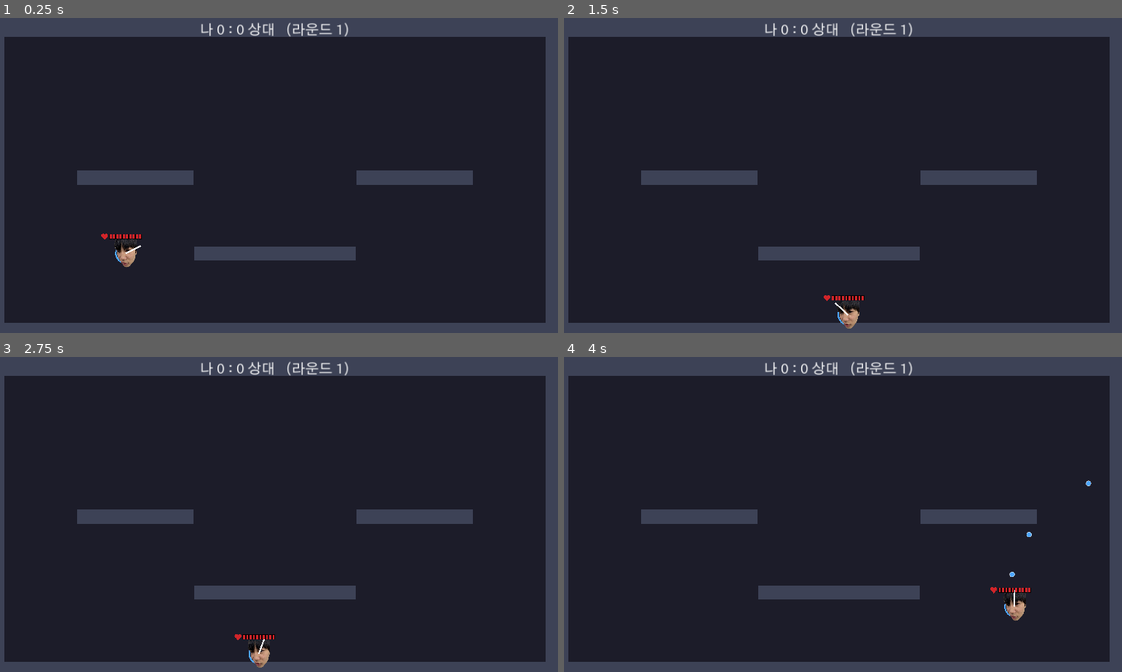
Above: before the commit, frames 1-4 (two rows, left to right).
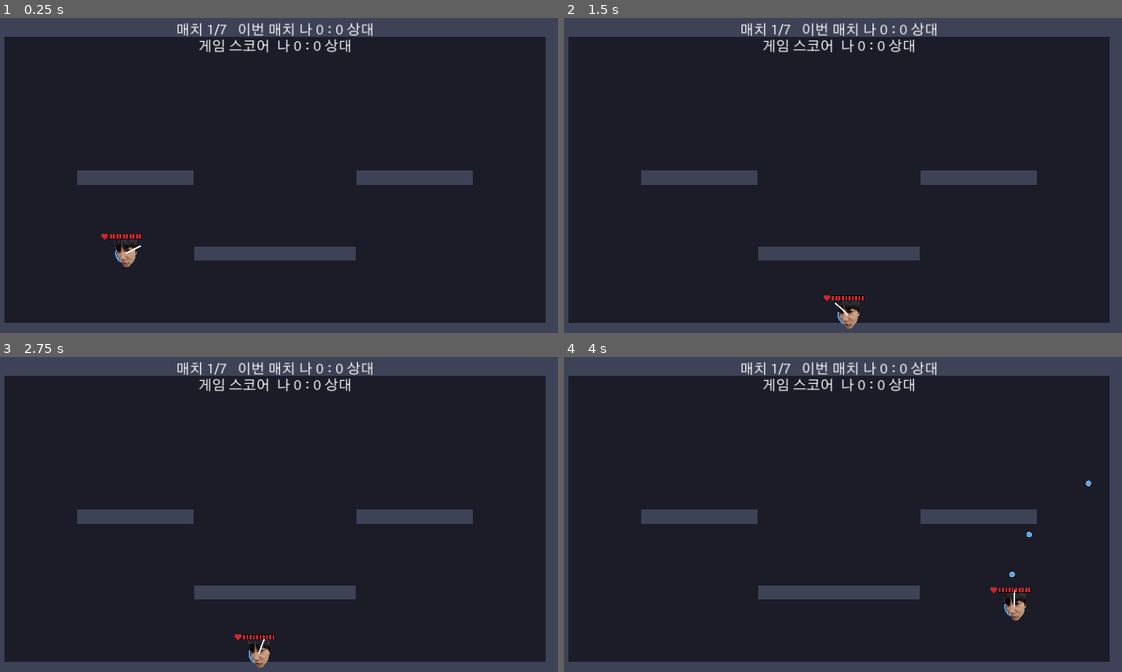
Above: after the commit, the same moments.

Repository: enrode63/-BROTATO
Game: Godot game, scene res://scenes/arena.tscn
Two runs of this game, one before a commit and one after it. Both use one fixed random seed, a clock stepped at 60 frames per second and the inputs below. This scene is started directly instead of the project's main scene.
Inputs (mouse positions are in pixels of both pictures, inside the frame that each line leads up to):
- Up to frame 1 (0.25 s): no input
- Up to frame 2 (1.5 s): move the mouse to (965, 162) at 0.52 s; press the mouse at (965, 162) at 0.53 s; hold D (p1_right) from 0.53 s (still down); tap Space (p1_jump) at 0.77 s; move the mouse to (720, 197) at 1.27 s; release the mouse at (720, 197) at 1.28 s; click (720, 197) at 1.35 s
- Up to frame 3 (2.75 s): tap Space (p1_jump) at 1.52 s; move the mouse to (334, 448) at 2.02 s; release D (p1_right) at 2.03 s; press the mouse at (334, 448) at 2.03 s; hold A (p1_left) from 2.03 s (still down)
- Up to frame 4 (4 s): move the mouse to (809, 583) at 2.77 s; release A (p1_left) at 2.78 s; release the mouse at (809, 583) at 2.78 s; hold D (p1_right) from 2.78 s (still down); click (809, 583) at 2.85 s; tap Space (p1_jump) at 3.02, 3.77 s; move the mouse to (1015, 568) at 3.52 s; press the mouse at (1015, 568) at 3.53 s

The runs differ from the first frame. In frame 1, 1.1% of the frame differs, in the area x 31-67%, y 1-12%; in frame 2, 1.1%; in frame 3, 1.1%; in frame 4, 1.1%.

Commit message:
rounds: rework scoring to round/match/game 3-tier structure
- 라운드(생사 대결) -> 매치(3판 2선승, 진 사람만 카드 1장) -> 게임(7전 4선승)
- 매치 안에서는 카드 없이 바로 다음 라운드로 진행
- 매치가 갈리면 진 쪽만 카드 선택, 이긴 쪽은 상대 "ready" 신호 대기
- 점수판에 매치 내 라운드 스코어 + 게임 전체 매치 스코어 함께 표시

Co-Authored-By: Claude Opus 4.8 <noreply@anthropic.com>

Diff:
--- a/rounds/scripts/arena.gd
+++ b/rounds/scripts/arena.gd
@@ -1,6 +1,8 @@
 extends Node2D
-## 대결 무대 + 라운드 진행 관리자.
-## 벽/발판을 만들고 두 플레이어를 배치하며, 죽음·승패·3판 2선승·카드 선택을 처리한다.
+## 대결 무대 + 3단 진행 관리자.
+##  - 라운드: 죽으면 끝나는 낱개 대결.
+##  - 매치: 라운드 3판 2선승. 매치를 진 사람만 카드 1장을 고른다.
+##  - 게임: 매치 7전 4선승(4매치 먼저 이기면 게임 종료).
 
 const ARENA_SIZE := Vector2(1152, 648)
 const WALL := 40.0
@@ -12,15 +14,18 @@
 const P1_COLOR := Color(0.30, 0.65, 1.0)   # 파랑
 const P2_COLOR := Color(1.0, 0.45, 0.40)   # 빨강
 
-const WIN_SCORE := 2      ## 3판 2선승
-const MAX_ROUNDS := 5
+const ROUND_WIN_SCORE := 2   ## 매치 안에서: 라운드 2승 = 매치 승리(3판 2선승)
+const MATCH_WIN_SCORE := 4   ## 게임 전체: 매치 4승 = 게임 승리(7전 4선승)
+const MAX_MATCHES := 7
 
 var _local_player: Player
 var _remote_player: Player
 
-var my_score: int = 0
-var opp_score: int = 0
-var round_num: int = 1
+var my_round_wins: int = 0    ## 이번 매치 안에서의 라운드 승수 (0~2)
+var opp_round_wins: int = 0
+var my_match_score: int = 0   ## 게임 전체에서 이긴 매치 수 (0~4)
+var opp_match_score: int = 0
+var match_num: int = 1
 var _round_active: bool = true
 var _game_over: bool = false
 
@@ -142,30 +147,49 @@
 	_end_round(false)                    # 나는 졌다
 
 
+## 라운드(낱개 대결) 하나가 끝났을 때. 매치 승부가 안 났으면 카드 없이 바로 다음
+## 라운드로, 매치 승부가 났으면 _end_match() 로 넘어간다.
 func _end_round(i_won: bool) -> void:
 	if not _round_active:
 		return
 	_round_active = false
 
 	if i_won:
-		my_score += 1
+		my_round_wins += 1
 	else:
-		opp_score += 1
+		opp_round_wins += 1
+	_freeze_players()
+
+	if my_round_wins >= ROUND_WIN_SCORE or opp_round_wins >= ROUND_WIN_SCORE:
+		_end_match(my_round_wins > opp_round_wins)
+		return
+
 	_update_score_label()
-	_freeze_players()
-
-	if my_score >= WIN_SCORE or opp_score >= WIN_SCORE or round_num >= MAX_ROUNDS:
+	_show_banner(("이겼다!" if i_won else "졌다...") + "\n이번 매치 " + str(my_round_wins) + " : " + str(opp_round_wins))
+	await get_tree().create_timer(1.2).timeout
+	_next_round_in_match()
+
+
+## 매치(3판 2선승) 하나가 끝났을 때. 진 사람만 카드를 고른다.
+func _end_match(did_i_win_match: bool) -> void:
+	if did_i_win_match:
+		my_match_score += 1
+	else:
+		opp_match_score += 1
+	_update_score_label()
+
+	if my_match_score >= MATCH_WIN_SCORE or opp_match_score >= MATCH_WIN_SCORE or match_num >= MAX_MATCHES:
 		_game_over = true
 		var msg := "무승부"
-		if my_score > opp_score:
+		if my_match_score > opp_match_score:
 			msg = "최종 승리!"
-		elif opp_score > my_score:
+		elif opp_match_score > my_match_score:
 			msg = "패배..."
-		_show_banner(msg + "\n(" + str(my_score) + " : " + str(opp_score) + ")")
-		return
-
-	if i_won and Net.active:
-		_show_banner("이겼다! 상대가 카드를 고르는 중...")
+		_show_banner(msg + "\n(매치 스코어 " + str(my_match_score) + " : " + str(opp_match_score) + ")")
+		return
+
+	if did_i_win_match and Net.active:
+		_show_banner("매치 승리!\n상대가 카드를 고르는 중...")
 	else:
 		_show_card_select()
 
@@ -174,11 +198,24 @@
 	if _round_active or _game_over:
 		return
 	_hide_banner()
-	_next_round()
-
-
-func _next_round() -> void:
-	round_num += 1
+	_next_match()
+
+
+## 매치 안에서 라운드만 새로 시작(카드 없음, 점수 유지).
+func _next_round_in_match() -> void:
+	_start_new_round()
+
+
+## 매치가 끝나 다음 매치로 넘어감(라운드 승수 초기화, 매치 번호 +1).
+func _next_match() -> void:
+	match_num += 1
+	my_round_wins = 0
+	opp_round_wins = 0
+	_update_score_label()
+	_start_new_round()
+
+
+func _start_new_round() -> void:
 	_hide_banner()
 	_clear_bullets()
 	if _local_player:
@@ -209,10 +246,10 @@
 	var offer: Array = pool.slice(0, mini(3, pool.size()))
 
 	if offer.is_empty():
-		# 이미 카드를 전부 가지고 있으면 그냥 다음 라운드로
+		# 이미 카드를 전부 가지고 있으면 그냥 다음 매치로
 		if Net.active:
 			Net.send_event({"event": "ready"})
-		_next_round()
+		_next_match()
 		return
 
 	var portrait: Texture2D = load(Characters.get_by_id(Net.my_character)["texture"])
@@ -231,7 +268,7 @@
 	if Net.active:
 		Net.send_event({"event": "ready"})
 	await get_tree().create_timer(0.4).timeout
-	_next_round()
+	_next_match()
 
 
 # --- UI ---
@@ -258,7 +295,10 @@
 
 func _update_score_label() -> void:
 	if _score_label:
-		_score_label.text = "나 %d : %d 상대   (라운드 %d)" % [my_score, opp_score, round_num]
+		_score_label.text = (
+			"매치 %d/%d   이번 매치 나 %d : %d 상대\n게임 스코어  나 %d : %d 상대"
+			% [match_num, MAX_MATCHES, my_round_wins, opp_round_wins, my_match_score, opp_match_score]
+		)
 
 
 func _show_banner(text: String) -> void:
--- a/rounds/scripts/card_select.gd
+++ b/rounds/scripts/card_select.gd
@@ -36,7 +36,7 @@
 	vb.add_child(top_spacer)
 
 	var title := Label.new()
-	title.text = "라운드 패배 — 능력치 카드 선택"
+	title.text = "매치 패배 — 능력치 카드 선택"
 	title.horizontal_alignment = HORIZONTAL_ALIGNMENT_CENTER
 	title.add_theme_font_size_override("font_size", 26)
 	vb.add_child(title)
